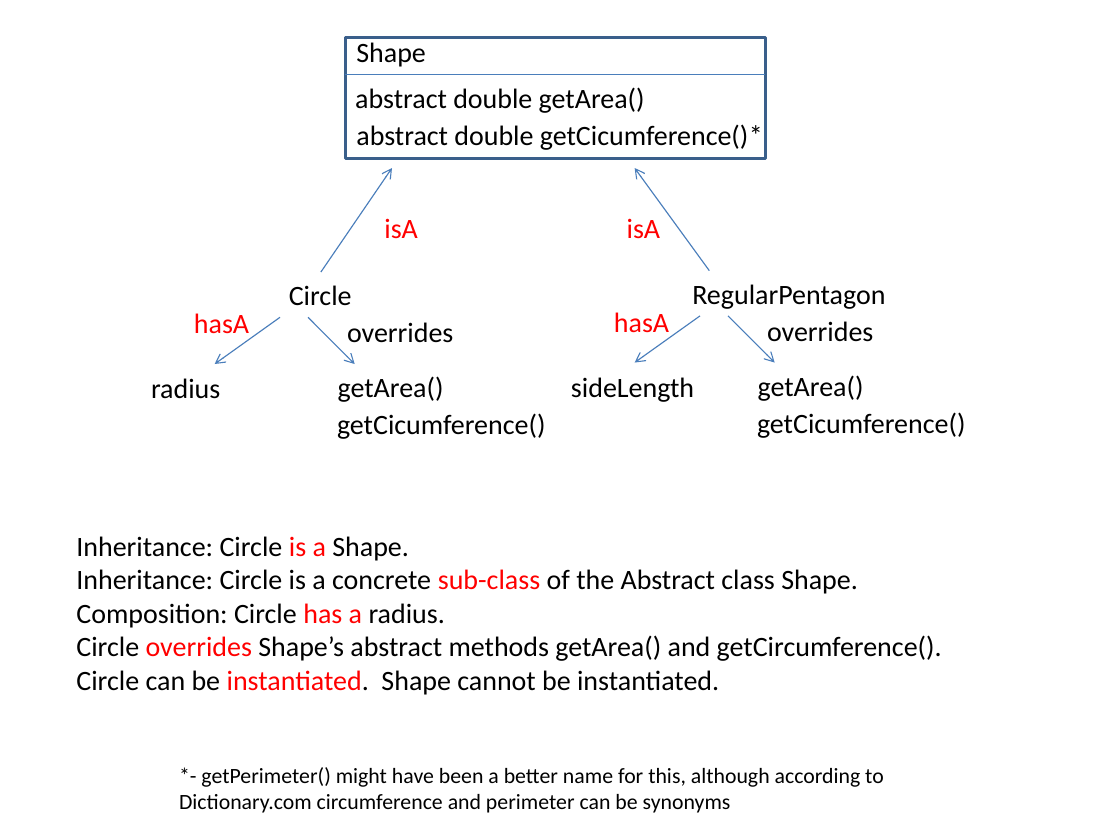
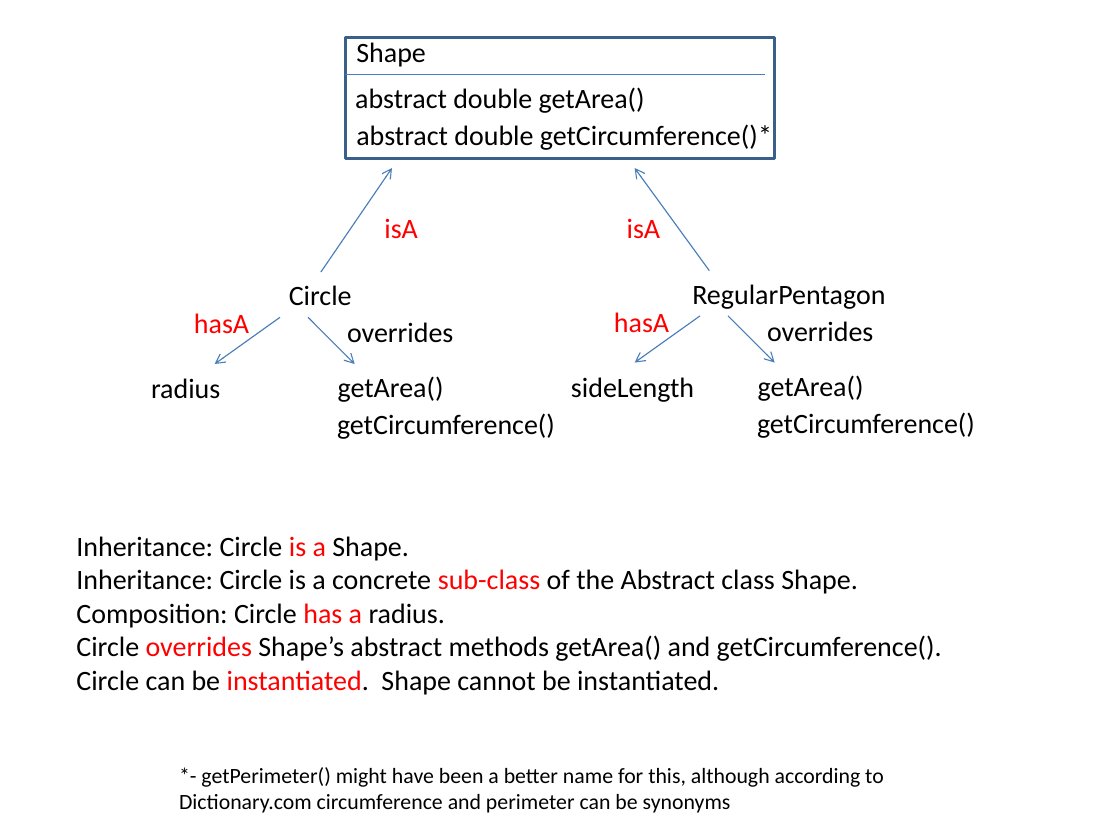
Before and after one commit to afodor/afodor.github.io, a slide deck: slide 5 of classes/prog2016/Prog3-Lecture07.pptx. Drawn at 1120x840 pixels with LibreOffice and Linux fonts; fonts in the diff are those of the drawing. Boxes give left, top, right and bottom in pixels: in the first picture for what was removed or moved away, otherwise in the second. Text is boxed around its words. In the diff, an @@ line names an element or a change of style, - is before the commit and + after.

Commit message:
typos in lecture 7

```diff
--- a/classes/prog2016/Prog3-Lecture07.pptx
+++ b/classes/prog2016/Prog3-Lecture07.pptx
@@ rectangle: place and size @@
-rectangle at box(345, 37, 765, 158)
+rectangle at box(345, 37, 774, 158)
@@ text "*": place and size @@
-text "*" at box(738, 112, 775, 157)
+text "*" at box(747, 112, 784, 157)
@@ text at box(356, 124, 772, 150): text changed @@
-abstract double getCicumference()
+abstract double getCircumference()
@@ text at box(337, 413, 555, 439): text changed @@
-getCicumference()
+getCircumference()
@@ text at box(757, 412, 975, 438): text changed @@
-getCicumference()
+getCircumference()
```
Also in this commit, not shown: 2 other slides changed.
